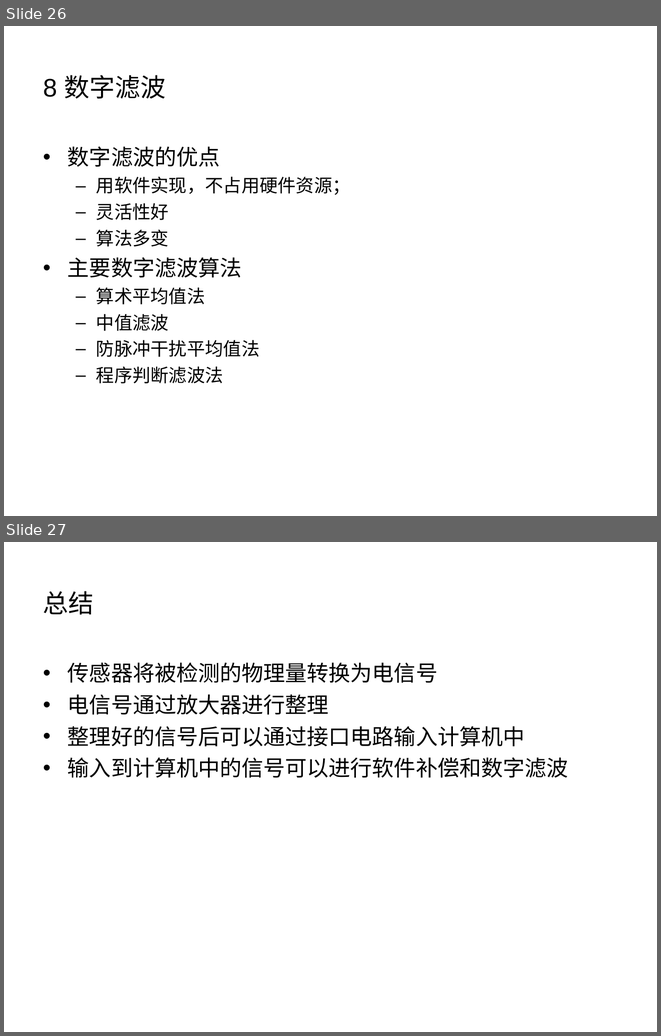
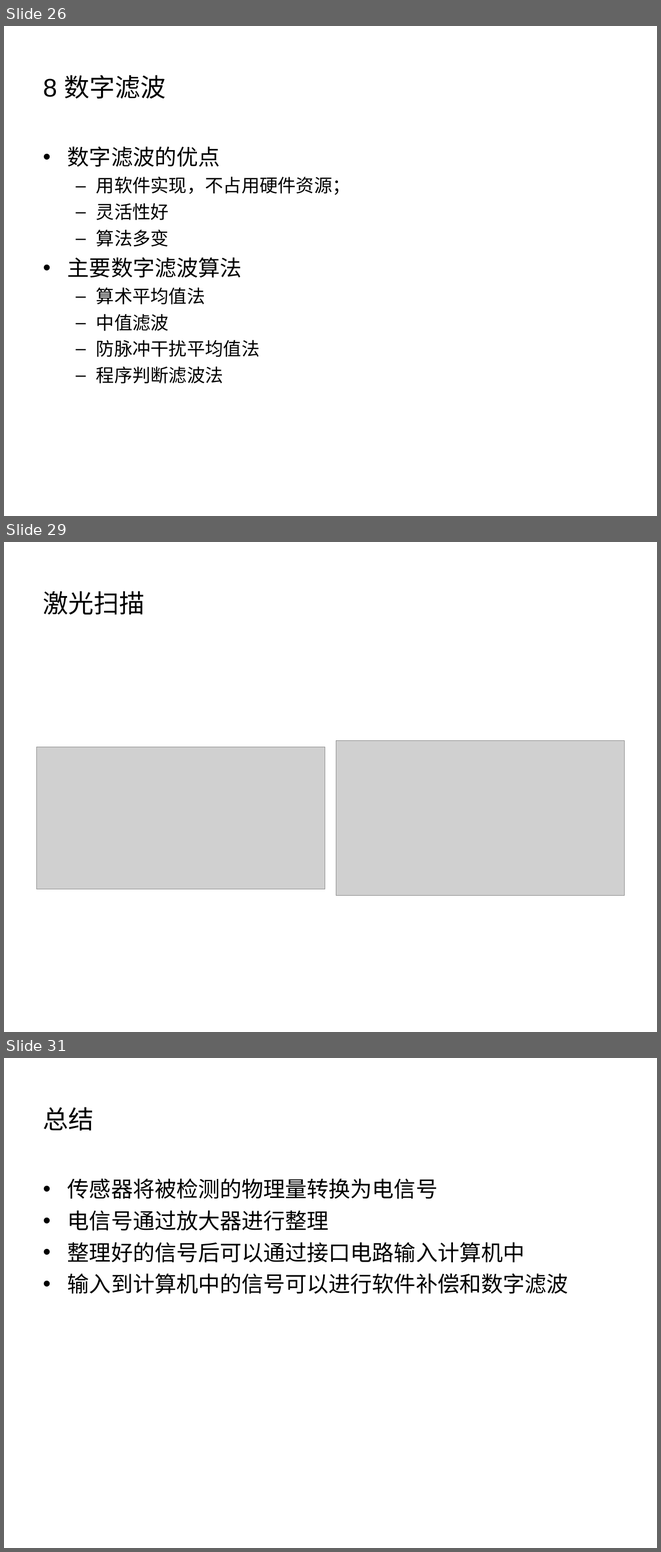
Before and after one commit to origin2007/mechatronic_system_design, a slide deck: 3-传感器.ppt. Shown one above the other, each under a label of ours: slides 26 and 27 before the commit, slides 26, 29 and 31 after it; the slides between them are not shown. The pictures are 661x1036 and 661x1552 pixels, drawn with LibreOffice and Linux fonts; fonts in the diff are those of the drawing; grey boxes stand for pictures; background and template pictures are left out. Boxes give left, top, right and bottom in pixels: in the first picture for what was removed or moved away, otherwise in the second. Text is boxed around its words. In the diff, an @@ line names an element or a change of style, - is before the commit and + after.

```diff
--- a/3-传感器.ppt
+++ b/3-传感器.ppt
@@ slide 29 added at <box>4,542,657,1032</box>, background picture (left out) @@
@@ title added at <box>43,591,144,615</box>, 28 pt, text #000000 @@
+激光扫描
@@ picture added at <box>37,747,325,889</box> @@
@@ picture added at <box>336,741,624,896</box> @@
@@ what was slide 27 is now slide 31 @@
```
Also in this commit, not shown: 1 slide changed, 3 other slides added, 7 other files.
